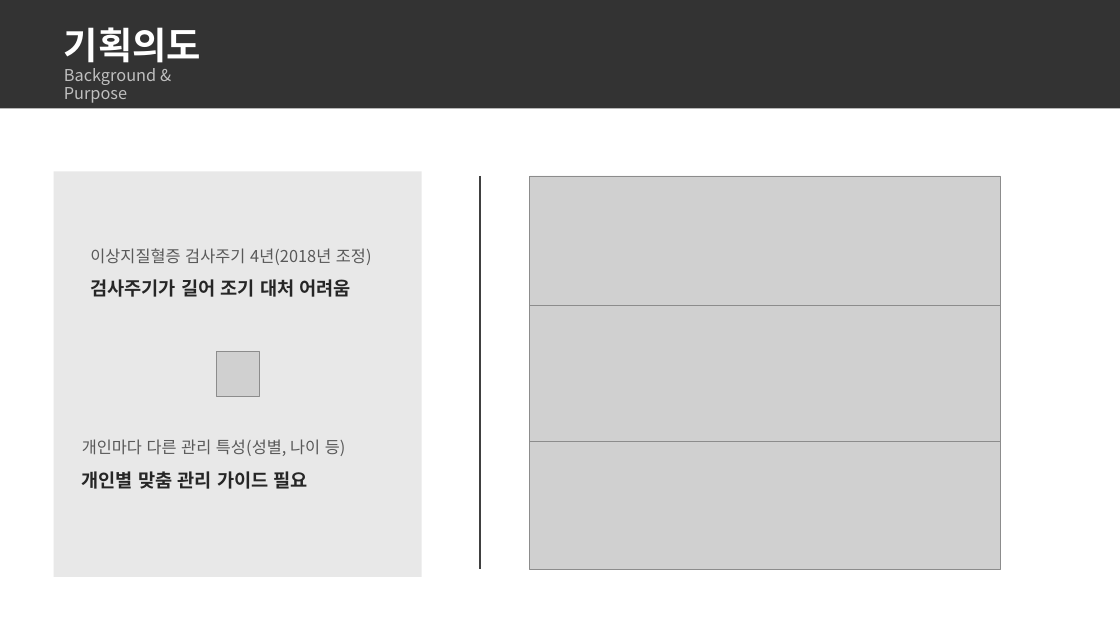
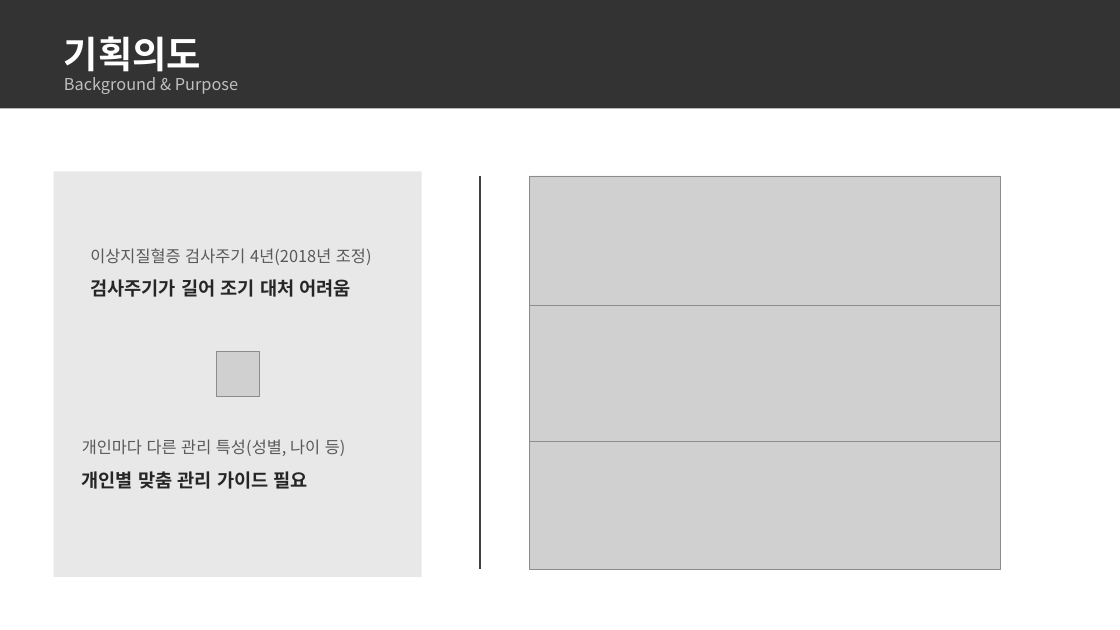
Before and after one commit to dc-inside/LeeSeungChan, a slide deck: slide 3 of 1차 프로젝트/기획/기획서.pptx. Drawn at 1120x630 pixels with LibreOffice and Linux fonts; fonts in the diff are those of the drawing; grey boxes stand for pictures. Boxes give left, top, right and bottom in pixels: in the first picture for what was removed or moved away, otherwise in the second. Text is boxed around its words. In the diff, an @@ line names an element or a change of style, - is before the commit and + after.

```diff
--- a/1차 프로젝트/기획/기획서.pptx
+++ b/1차 프로젝트/기획/기획서.pptx
@@ title "기획의도 Background & Purpose" rewrapped from (x1=64, y1=27, x2=201, y2=103) to (x1=64, y1=36, x2=238, y2=94) @@
```
Also in this commit, not shown: 3 other slides changed.
